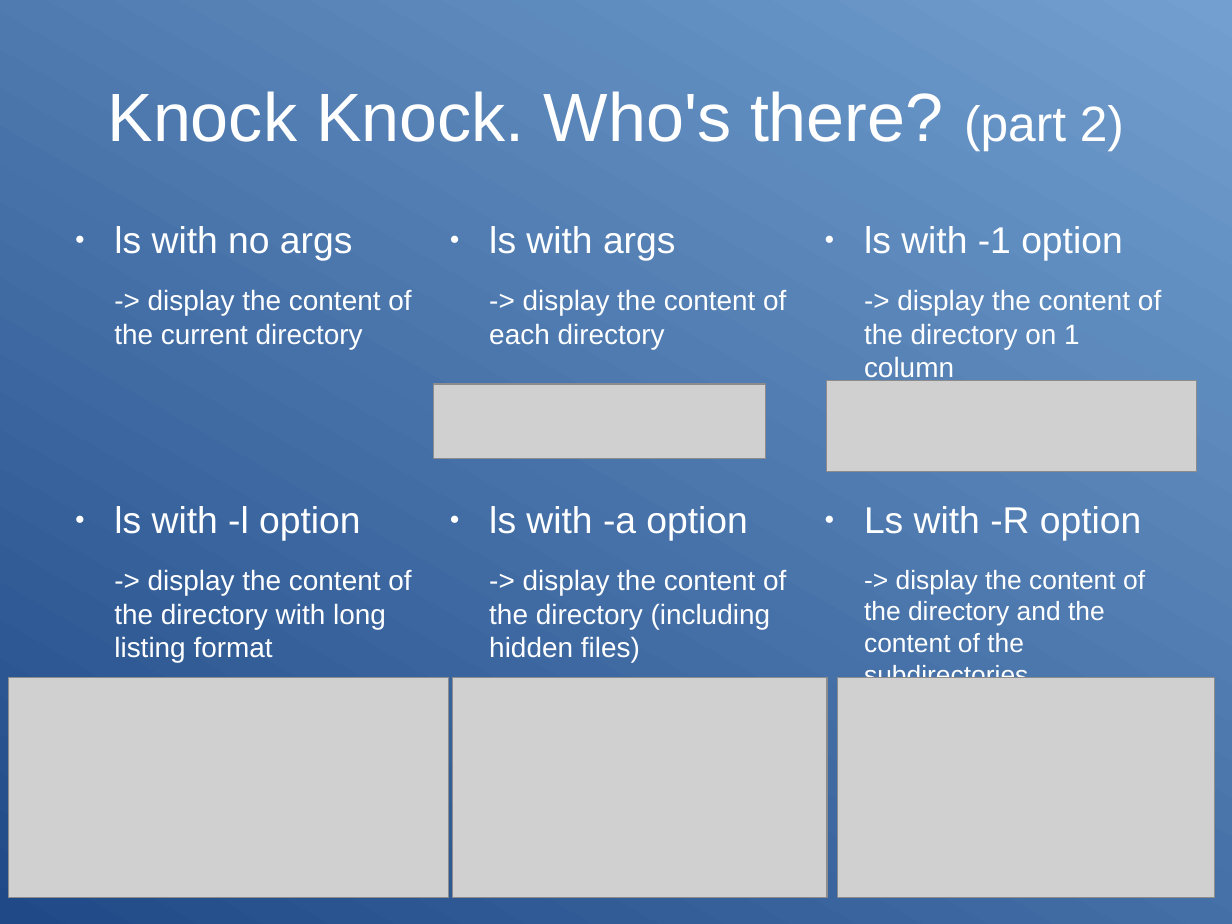
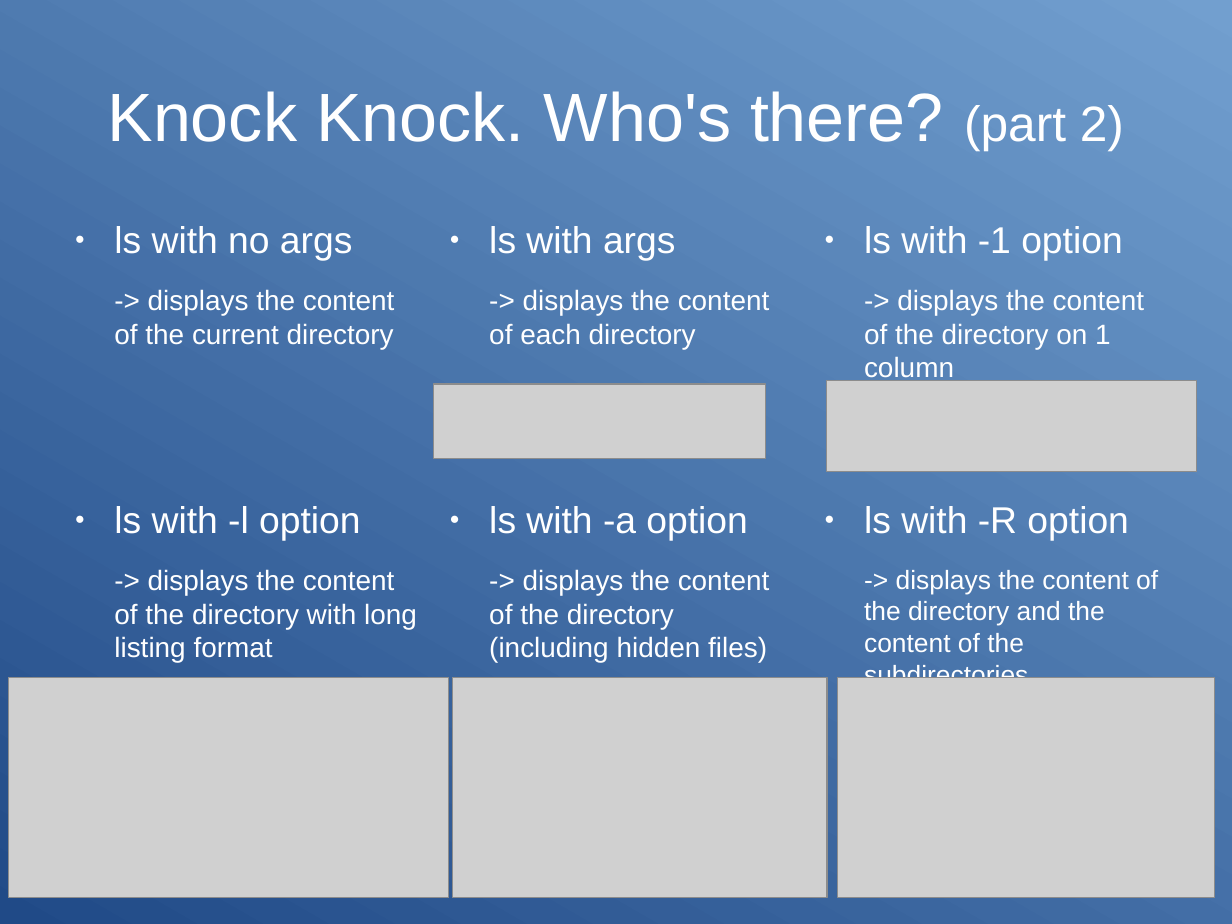
Before and after one commit to Clibre/An-introduction-to-bash, a slide deck: slide 12 of presentation/presentation.odp. Drawn at 1232x924 pixels with LibreOffice and Linux fonts; fonts in the diff are those of the drawing; grey boxes stand for pictures. Boxes give left, top, right and bottom in pixels: in the first picture for what was removed or moved away, otherwise in the second. Text is boxed around its words. In the diff, an @@ line names an element or a change of style, - is before the commit and + after.

```diff
--- a/presentation/presentation.odp
+++ b/presentation/presentation.odp
@@ text at (114, 289, 395, 349): text changed @@
--> display the content of the current directory
+-> displays the content of the current directory
@@ text at (489, 289, 770, 349): text changed @@
--> display the content of each directory
+-> displays the content of each directory
@@ text at (864, 290, 1145, 383): text changed @@
--> display the content of the directory on 1 column
+-> displays the content of the directory on 1 column
@@ text at (864, 506, 1158, 678): text changed @@
-● Ls with -R option
--> display the content of the directory and the content of the subdirectories
+● ls with -R option
+-> displays the content of the directory and the content of the subdirectories
@@ text at (114, 569, 417, 663): text changed @@
--> display the content of the directory with long listing format
+-> displays the content of the directory with long listing format
@@ text at (489, 569, 770, 663): text changed @@
--> display the content of the directory (including hidden files)
+-> displays the content of the directory (including hidden files)
```
Also in this commit, not shown: 36 other slides changed, 1 slide removed.
